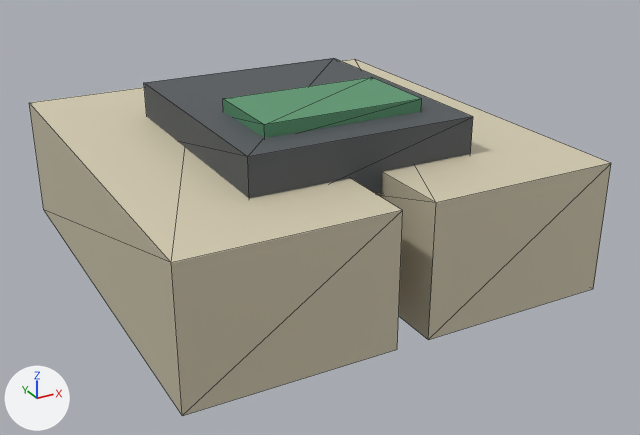
The glTF model assets/models/c4.glb as it was, and as the next commit left it.
One viewpoint serves both versions: a 50 mm lens placed at (-0.239, -0.473, 0.252), pointed at (0.008, -0.023, 0.028). Arrows for +X, +Y and +Z are at lower left; the lights stay in place. The first picture is the older version. Mesh edges are drawn as thin lines. Vertices at exactly the same position are counted once.

Objects in the first picture: 'c4'.
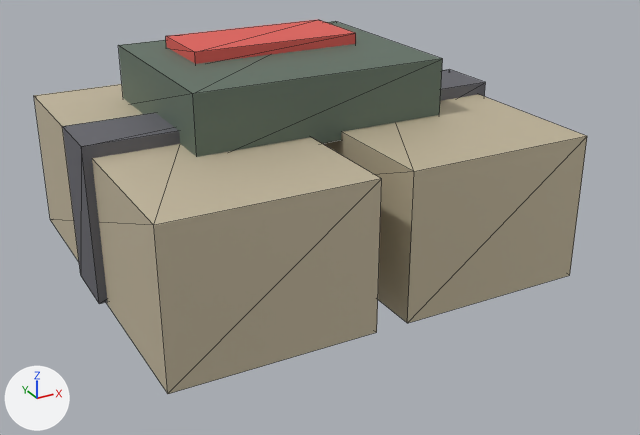
What differs and where, as boxes (x1, y1, x2, y2) in the pictures (640 x 435 px; the box of a moved part takes in the faces that stretch with it):
'c4', reshaped, recoloured
    before: (29, 58, 611, 416)
    after: (34, 19, 587, 394)
part 1 of me_c4_mesh, moved or reshaped
    before: (29, 87, 403, 416)
    after: (34, 84, 382, 394)
part 2 of me_c4_mesh, moved or reshaped
    before: (342, 59, 611, 340)
    after: (322, 94, 587, 323)
part 3 of me_c4_mesh, moved or reshaped
    before: (144, 58, 473, 199)
    after: (118, 21, 443, 157)
part 4 of me_c4_mesh, moved or reshaped
    before: (223, 77, 422, 138)
    after: (166, 19, 356, 64)
part 5 of me_c4_mesh, moved or reshaped (not visible before)
    after: (62, 69, 486, 304)
part 6 of me_c4_mesh, edited (looks the same)
    both: (36, 111, 413, 394)
part 7 of me_c4_mesh, recoloured
    before: (144, 58, 473, 199)
    after: (118, 21, 443, 157)
part 8 of me_c4_mesh, recoloured
    before: (223, 77, 422, 138)
    after: (166, 19, 356, 64)
part 9 of me_c4_mesh, recoloured
    after: (62, 69, 486, 304)
part 10 of me_c4_mesh, recoloured
    before: (29, 59, 611, 416)
    after: (34, 84, 587, 394)

The change, as a diff of the scene's bpy script:
```diff
--- a/assets/models/c4.glb.py
+++ b/assets/models/c4.glb.py
@@ me_c4_mesh @@
 # used by ob_c4; location = (0.0, 0.0, 0.0)
-me_c4_mesh.from_pydata(...)  # 40 vertices, 60 faces; spans x -0.13..0.13, y -0.14..0.14, z 0.0..0.11
+me_c4_mesh.from_pydata(...)  # 40 vertices, 60 faces; spans x -0.135..0.135, y -0.12..0.12, z 0.0..0.132
+# me_c4_mesh part 1: the loose piece of 8 vertices spanning x -0.13..-0.01, y -0.14..0.14, z 0.0..0.08 is scaled about the mesh origin by (1, 0.857, 1.13)
+# me_c4_mesh part 2: the loose piece of 8 vertices spanning x 0.01..0.13, y -0.14..0.14, z 0.0..0.08 is scaled about the mesh origin by (1, 0.857, 1.13)
+# me_c4_mesh part 3: the loose piece of 8 vertices spanning x -0.07..0.07, y -0.09..0.07, z 0.068..0.102 is scaled about its middle by (1.14, 0.813, 1.14), then moved by (0.0, 0.03, 0.02)
+# me_c4_mesh part 4: the loose piece of 8 vertices spanning x -0.05..0.05, y -0.067..-0.012, z 0.1..0.11 is scaled about its middle by (1.1, 0.909, 0.8), then moved by (0.0, 0.08, 0.023)
+# me_c4_mesh part 5: the loose piece of 8 vertices spanning x -0.09..0.09, y 0.078..0.103, z 0.055..0.075 is scaled about its middle by (1.5, 1.6, 4.75), then moved by (0.0, -0.09, -0.015)
+# me_c4_mesh part 6: 16 faces centred in x -0.13..0.13, y -0.047..0.14, z 0.0..0.053 are repainted in the vertex colours; the middle colour goes from pale yellow #cdc5ad to beige #d0c4a8
+# me_c4_mesh part 7: 12 faces centred in x -0.07..0.07, y -0.09..0.07, z 0.068..0.102 are repainted in the vertex colours; the middle colour goes from dark grey #575b5e to grey #6c7c6f
+# me_c4_mesh part 8: 12 faces centred in x -0.05..0.05, y -0.067..-0.012, z 0.1..0.11 are repainted in the vertex colours; the middle colour goes from green #5e9a72 to red #f16961
+# me_c4_mesh part 9: 12 faces centred in x -0.09..0.09, y 0.078..0.103, z 0.055..0.075 are repainted in the vertex colours; the middle colour goes from red #e77266 to grey #6f6f76
+# me_c4_mesh part 10: 8 faces centred in x -0.09..0.09, y -0.14..0.047, z 0.027..0.08 are repainted in the vertex colours; the middle colour goes from pale yellow #dbd2b8 to beige #d0c4a8
 me_c4_mesh.materials.append(mat_c4_mat)
```
